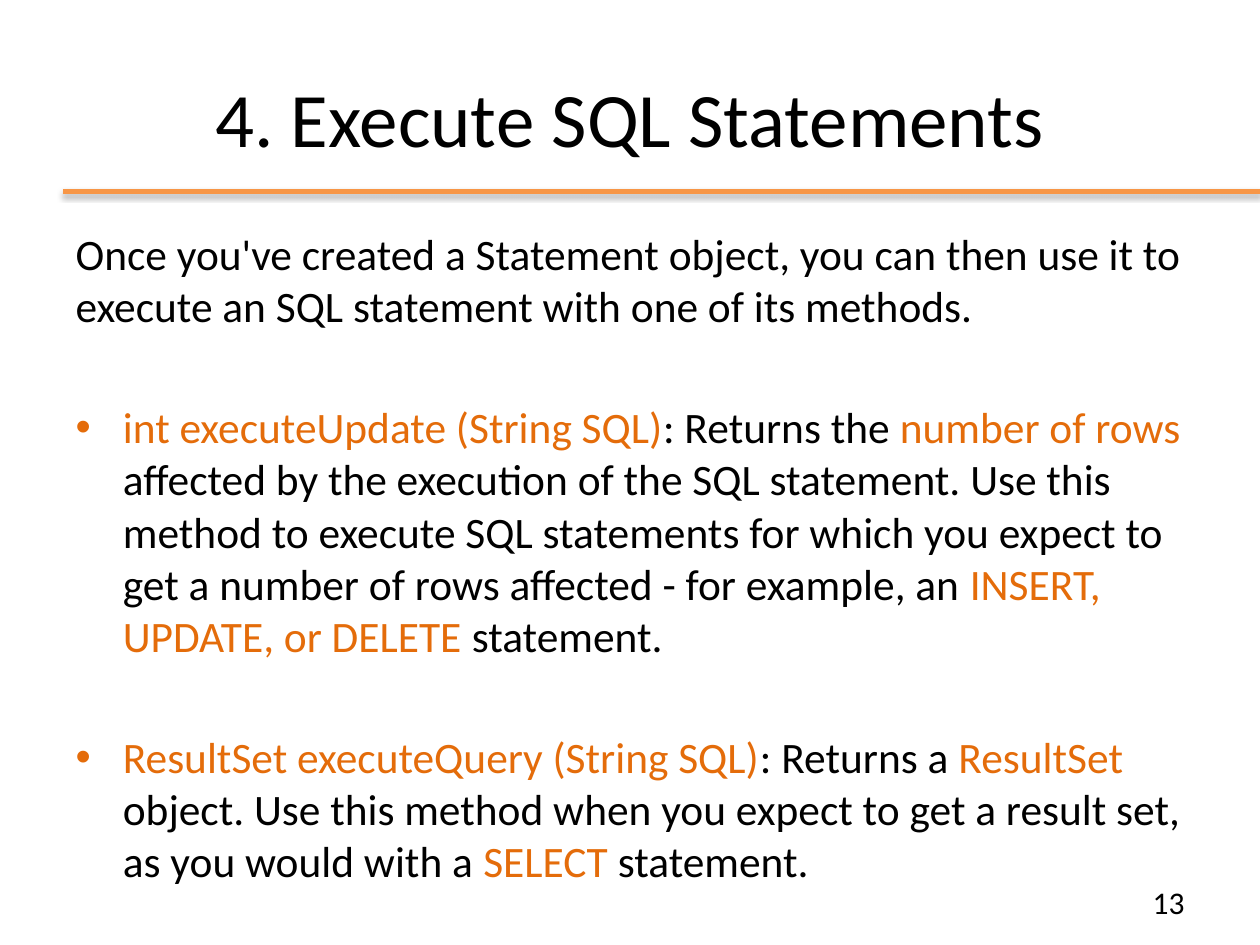
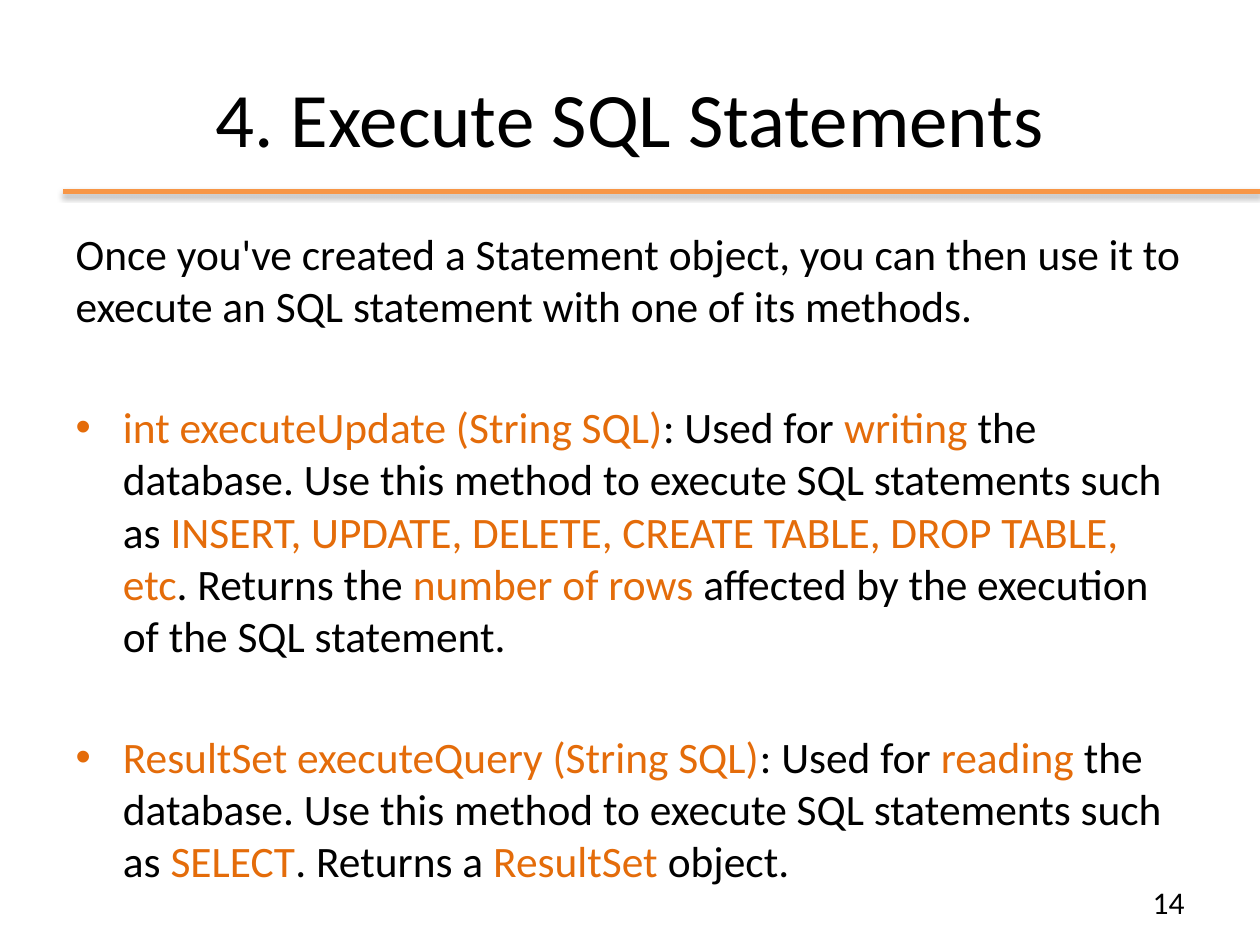
Before and after one commit to Andrea99-beep/ooprogramming, a slide deck: slide 14 of slides/ppt/08_JDBC.pptx (slide 13 before the commit). Drawn at 1260x945 pixels with LibreOffice and Linux fonts; fonts in the diff are those of the drawing; background and template pictures are left out. Boxes give left, top, right and bottom in pixels: in the first picture for what was removed or moved away, otherwise in the second. Text is boxed around its words. In the diff, an @@ line names an element or a change of style, - is before the commit and + after.

```diff
--- a/slides/ppt/08_JDBC.pptx
+++ b/slides/ppt/08_JDBC.pptx
@@ text at (x1=123, y1=411, x2=1162, y2=831): text changed @@
-• int executeUpdate (String SQL): Returns the number of rows affected by the execution of the SQL statement. Use this method to execute SQL statements for which you expect to get a number of rows affected - for example, an INSERT, UPDATE, or DELETE statement.
-• ResultSet executeQuery (String SQL): Returns a ResultSet object. Use this method when you expect to get a result set, as you would with a SELECT statement.
+• int executeUpdate (String SQL): Used for writing the database. Use this method to execute SQL statements such as INSERT, UPDATE, DELETE, CREATE TABLE, DROP TABLE, etc. Returns the number of rows affected by the execution of the SQL statement.
+• ResultSet executeQuery (String SQL): Used for reading the database. Use this method to execute SQL statements such as SELECT. Returns a ResultSet object.
@@ page number at (x1=1153, y1=893, x2=1185, y2=914): text changed @@
-13
+14
```
Also in this commit, not shown: 15 other slides changed, 1 slide added, 1 slide removed, 13 other files.
